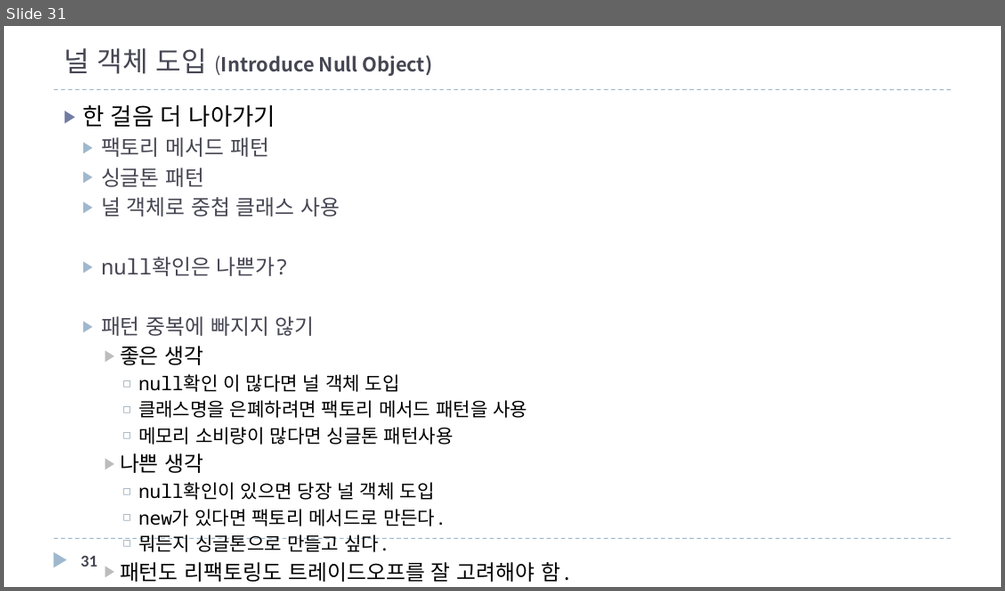
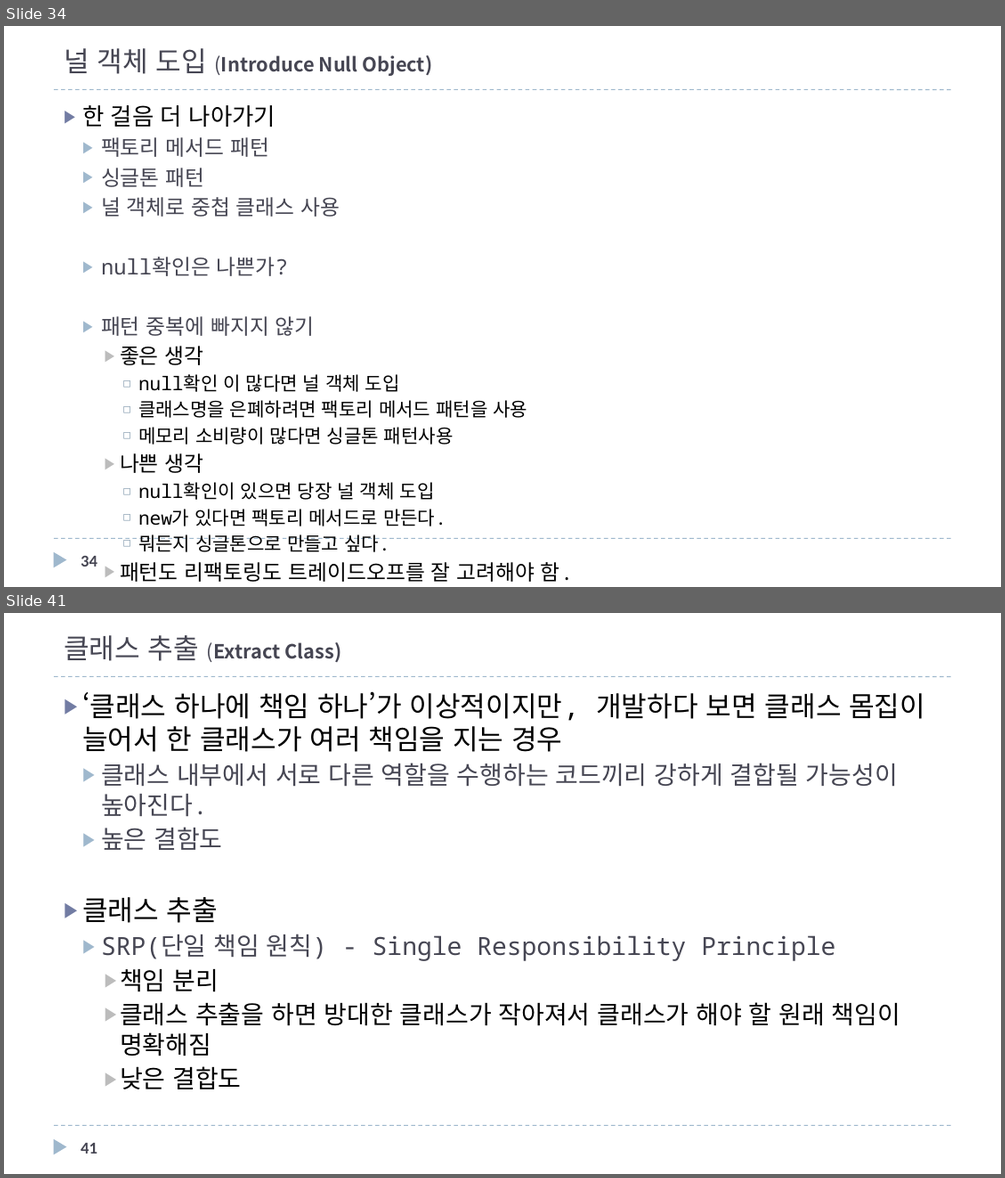
Before and after one commit to mkgungor/refactoring_java, a slide deck: ppt/자바로 배우는 리팩토링 입문.pptx. Shown one above the other, each under a label of ours: slide 31 before the commit, slides 34 and 41 after it; the slides between them are not shown. The pictures are 1005x591 and 1005x1178 pixels, drawn with LibreOffice and Linux fonts; fonts in the diff are those of the drawing. Boxes give left, top, right and bottom in pixels: in the first picture for what was removed or moved away, otherwise in the second. Text is boxed around its words. In the diff, an @@ line names an element or a change of style, - is before the commit and + after.

```diff
--- a/ppt/자바로 배우는 리팩토링 입문.pptx
+++ b/ppt/자바로 배우는 리팩토링 입문.pptx
@@ slide 41 added at box(4, 613, 1001, 1174), background #FFFFFF; not listed: 3 template elements that a slide beside it also shows @@
@@ title added at box(64, 635, 342, 662), 14 pt, text #464653, bold @@
+클래스 추출 (Extract Class)
@@ text added at box(82, 691, 900, 1089), 18 pt, text #000000 @@
+▶ ‘클래스 하나에 책임 하나’가 이상적이지만, 개발하다 보면 클래스 몸집이 늘어서 한 클래스가 여러 책임을 지는 경우
+  ▶ 클래스 내부에서 서로 다른 역할을 수행하는 코드끼리 강하게 결합될 가능성이 높아진다.
+  ▶ 높은 결함도
+▶ 클래스 추출
+  ▶ SRP(단일 책임 원칙) - Single Responsibility Principle
+    ▶ 책임 분리
+    ▶ 클래스 추출을 하면 방대한 클래스가 작아져서 클래스가 해야 할 원래 책임이 명확해짐
+    ▶ 낮은 결합도
@@ page number added at box(81, 1143, 97, 1153), 12 pt, text #464653, bold @@
+41
@@ what was slide 31 is now slide 34 @@
@@ page number at box(81, 556, 97, 566): text changed @@
-31
+34
```
Also in this commit, not shown: 4 slides changed, 30 other slides added, 1 slide removed, 1 other file.
